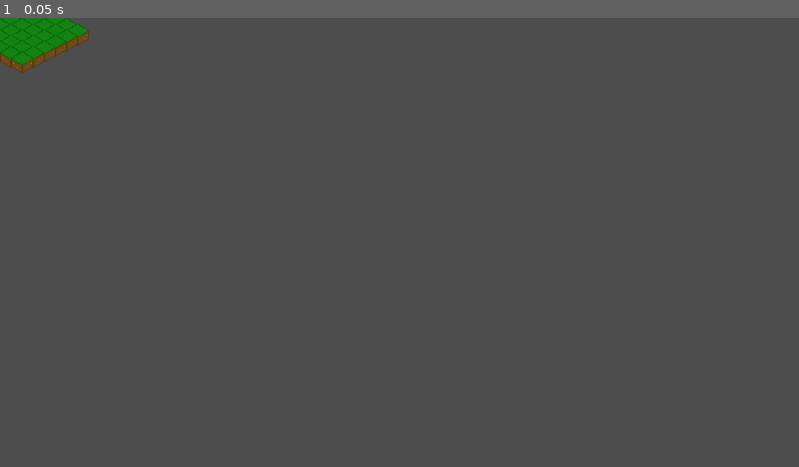
Above: before the commit, frame 1.
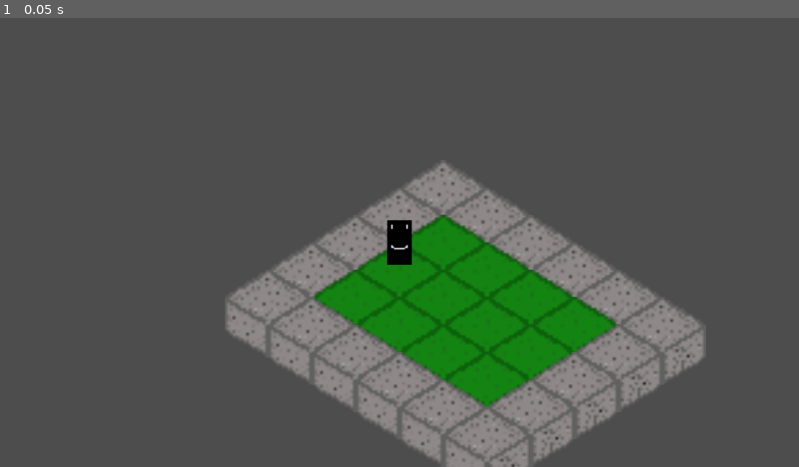
Above: after the commit, the same moment.

Repository: Boyquotes/IsoRpg
Game: Godot game, scene res://scene/node_2d.tscn
Same seed, same stepped clock (60 frames per second), same inputs: the game is played once before the commit and once after it. Before the commit the project starts from res://node_2d.tscn.
Inputs:
- Up to frame 1 (0.05 s): no input

The runs differ from the first frame. In frame 1, 23% of the frame differs, in the area x 0-89%, y 0-100%.

Commit message:
added tile set

Diff:
--- a/node_2d.tscn
+++ /dev/null
@@ -1,23 +0,0 @@
-[gd_scene load_steps=5 format=3 uid="uid://cxxjxsm48fpd5"]
-
-[ext_resource type="Texture2D" uid="uid://dhec2na2ugupj" path="res://assets/grass_tile_001.png" id="1_7p6ym"]
-[ext_resource type="Script" path="res://src/IsoMap.gd" id="2_axe0c"]
-
-[sub_resource type="TileSetAtlasSource" id="TileSetAtlasSource_croc0"]
-texture = ExtResource("1_7p6ym")
-texture_region_size = Vector2i(32, 32)
-0:0/0 = 0
-
-[sub_resource type="TileSet" id="TileSet_k5gi2"]
-tile_shape = 1
-tile_layout = 5
-tile_size = Vector2i(32, 16)
-sources/0 = SubResource("TileSetAtlasSource_croc0")
-
-[node name="Node2D" type="Node2D"]
-
-[node name="TileMap" type="TileMap" parent="."]
-tile_set = SubResource("TileSet_k5gi2")
-format = 2
-layer_0/tile_data = PackedInt32Array(65536, 0, 0, 0, 0, 0, 131073, 0, 0, 131074, 0, 0, 65537, 0, 0, 65538, 0, 0, 1, 0, 0, 2, 0, 0, 131072, 0, 0, 196608, 0, 0, 196609, 0, 0, 196610, 0, 0, 196611, 0, 0, 131075, 0, 0, 65539, 0, 0, 3, 0, 0, -65533, 0, 0, -65534, 0, 0, -65535, 0, 0, -65536, 0, 0, 196612, 0, 0, 131076, 0, 0, 65540, 0, 0, 4, 0, 0, -65532, 0, 0, -131068, 0, 0, -131069, 0, 0, -131070, 0, 0, -131071, 0, 0, -131072, 0, 0, -65537, 0, 0, -1, 0, 0, 65535, 0, 0, 131071, 0, 0, 196607, 0, 0, 262143, 0, 0, 262142, 0, 0, 196606, 0, 0, 131069, 0, 0, 131070, 0, 0, 196605, 0, 0, 262141, 0, 0, 65534, 0, 0, -2, 0, 0, -65538, 0, 0, 65533, 0, 0, -3, 0, 0, -65539, 0, 0)
-script = ExtResource("2_axe0c")
--- a/project.godot
+++ b/project.godot
@@ -11,9 +11,13 @@
 [application]
 
 config/name="IsoRpg"
-run/main_scene="res://node_2d.tscn"
+run/main_scene="res://scene/node_2d.tscn"
 config/features=PackedStringArray("4.0", "Mobile")
 config/icon="res://icon.svg"
+
+[display]
+
+window/stretch/scale=3.94
 
 [rendering]
 
--- /dev/null
+++ b/scene/node_2d.tscn
@@ -0,0 +1,41 @@
+[gd_scene load_steps=8 format=3 uid="uid://cxxjxsm48fpd5"]
+
+[ext_resource type="Texture2D" uid="uid://dhec2na2ugupj" path="res://assets/grass_tile_001.png" id="1_ow52a"]
+[ext_resource type="Texture2D" uid="uid://b71qk3yq38pwu" path="res://assets/stone_tile_002.png" id="2_ajcuf"]
+[ext_resource type="Texture2D" uid="uid://bsgj2dvv0d2vx" path="res://assets/character.png" id="3_ryqsj"]
+
+[sub_resource type="TileSetAtlasSource" id="TileSetAtlasSource_croc0"]
+texture = ExtResource("1_ow52a")
+texture_region_size = Vector2i(32, 32)
+0:0/0 = 0
+
+[sub_resource type="TileSetAtlasSource" id="TileSetAtlasSource_830yr"]
+texture = ExtResource("2_ajcuf")
+texture_region_size = Vector2i(32, 32)
+0:0/0 = 0
+
+[sub_resource type="TileSet" id="TileSet_k5gi2"]
+tile_shape = 1
+tile_layout = 5
+tile_size = Vector2i(32, 20)
+sources/0 = SubResource("TileSetAtlasSource_croc0")
+sources/6 = SubResource("TileSetAtlasSource_830yr")
+
+[sub_resource type="GDScript" id="GDScript_1b5eq"]
+
+[node name="Node2D" type="Node2D"]
+
+[node name="TileMap" type="TileMap" parent="."]
+tile_set = SubResource("TileSet_k5gi2")
+format = 2
+layer_0/tile_data = PackedInt32Array(65535, 0, 0, 0, 0, 0, -1, 0, 0, -65536, 0, 0, 1, 0, 0, -65535, 0, 0, 65537, 0, 0, 65536, 0, 0, 131071, 0, 0, 2, 0, 0, 65538, 0, 0, -65534, 0, 0, 131074, 6, 0, 65539, 6, 0, 131075, 6, 0, 3, 6, 0, -65533, 6, 0, 131073, 6, 0, 131072, 6, 0, 196607, 6, 0, 196606, 6, 0, 131070, 6, 0, 65534, 6, 0, -2, 6, 0, -65538, 6, 0, -65537, 6, 0, -131072, 6, 0, -131071, 6, 0, -131070, 6, 0, -131069, 6, 0)
+script = SubResource("GDScript_1b5eq")
+
+[node name="CharacterBody2D" type="CharacterBody2D" parent="."]
+
+[node name="Sprite2D" type="Sprite2D" parent="CharacterBody2D"]
+position = Vector2(0, -16)
+scale = Vector2(0.5, 0.5)
+texture = ExtResource("3_ryqsj")
+
+[node name="Camera2D" type="Camera2D" parent="CharacterBody2D/Sprite2D"]
--- a/src/IsoMap.gd
+++ /dev/null
@@ -1,12 +0,0 @@
-extends TileMap
-
-
-# Called when the node enters the scene tree for the first time.
-func _ready():
-	set_cell(0, Vector2i(0, 0),0, Vector2(0, 0),0)
-	pass # Replace with function body.
-
-
-# Called every frame. 'delta' is the elapsed time since the previous frame.
-func _process(delta):
-	pass
Binary file added: assets/character.png
Not shown, added: assets/character.png.import
Binary file added: assets/stone_tile_002.png
Not shown, added: assets/stone_tile_002.png.import
